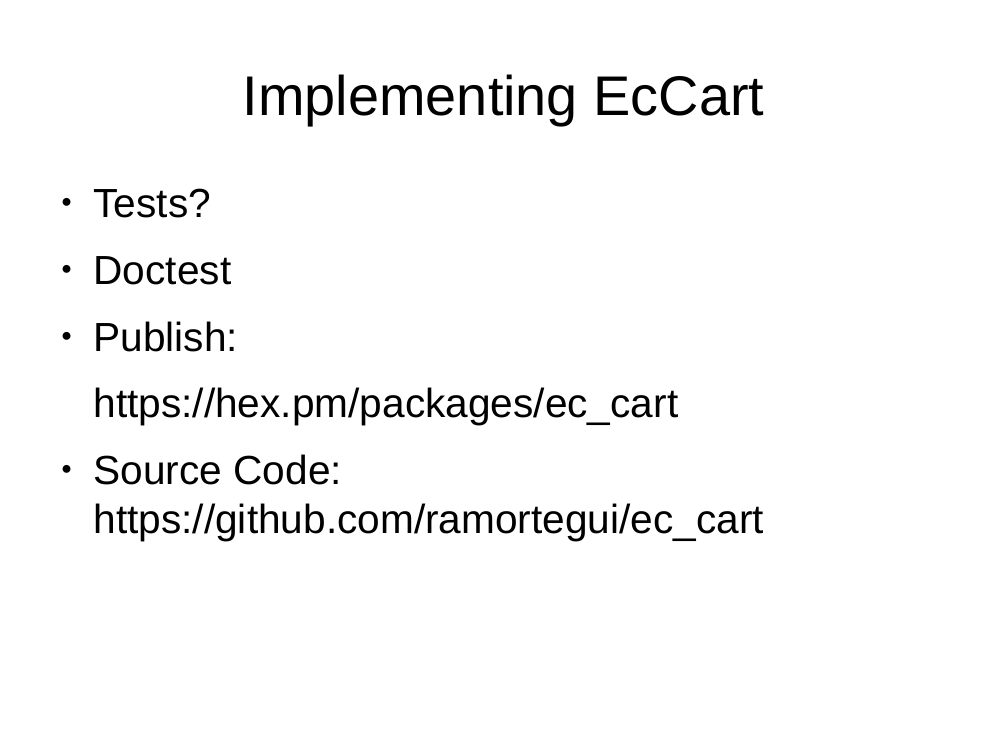
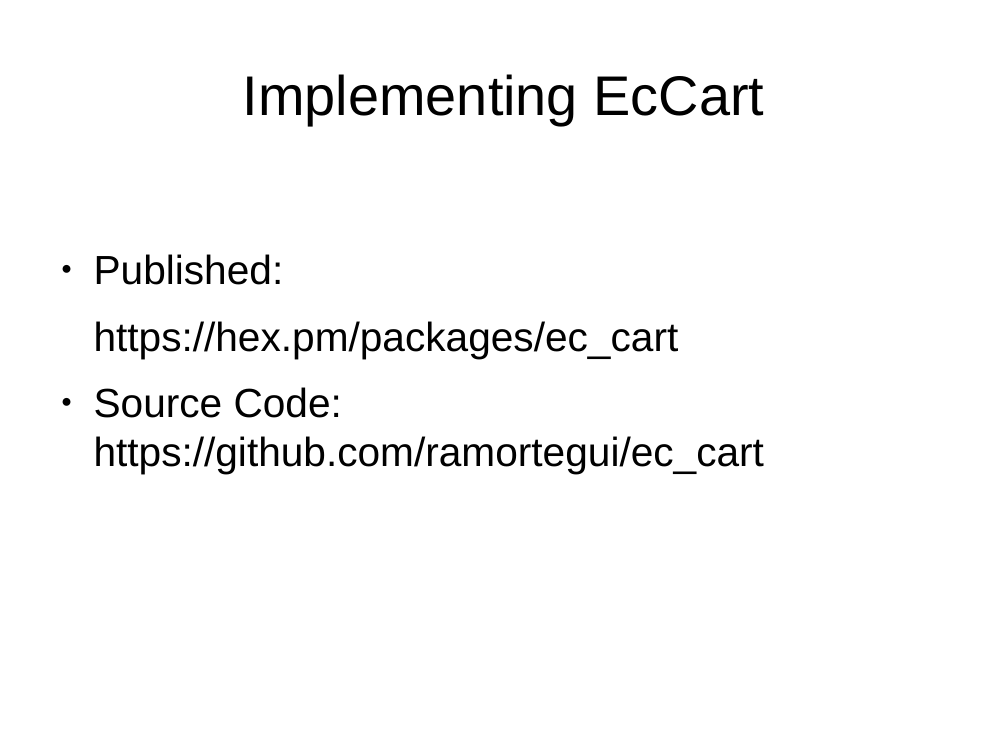
Before and after one commit to ramortegui/talks, a slide deck: slide 20 of porting-perl-package-to-elixir.odp (slide 21 before the commit). Drawn at 1008x756 pixels with LibreOffice and Linux fonts; fonts in the diff are those of the drawing. Boxes give left, top, right and bottom in pixels: in the first picture for what was removed or moved away, otherwise in the second. Text is boxed around its words. In the diff, an @@ line names an element or a change of style, - is before the commit and + after.

Commit message:
Remove middleware as a need to be productive. Update tree map of ec_cart module structure.

```diff
--- a/porting-perl-package-to-elixir.odp
+++ b/porting-perl-package-to-elixir.odp
@@ text at [94,254,284,285]: text changed @@
-● Tests?
-● Doctest
-● Publish:
+● Published:
```
Also in this commit, not shown: 10 other slides changed, 1 slide added, 2 slides removed.
